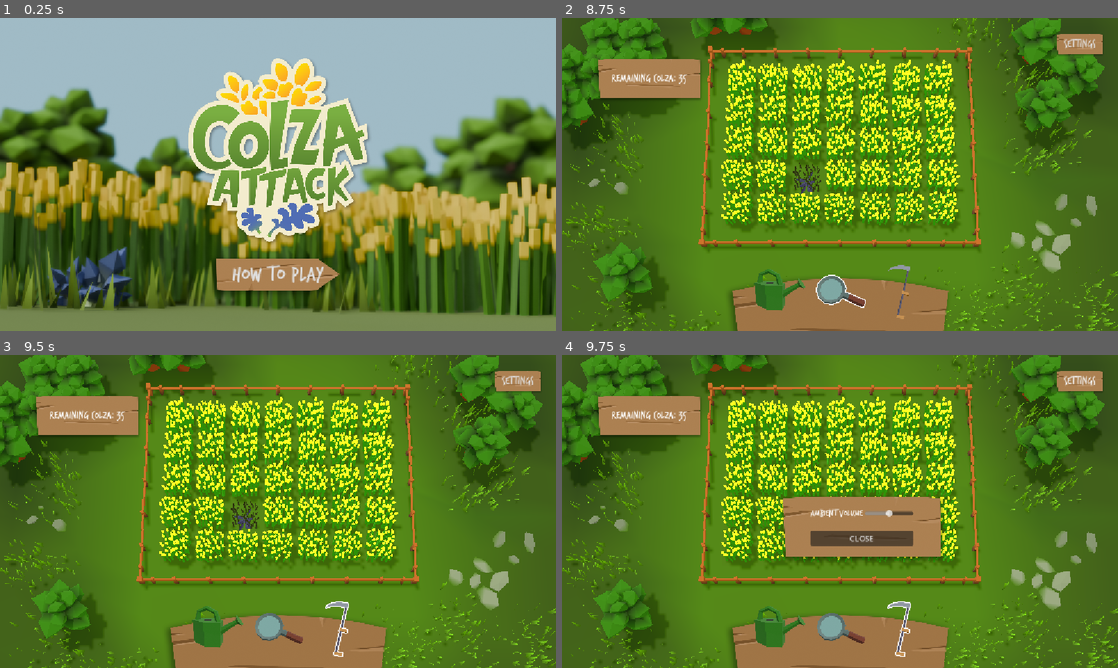
Above: before the commit, frames 1-4 (two rows, left to right).
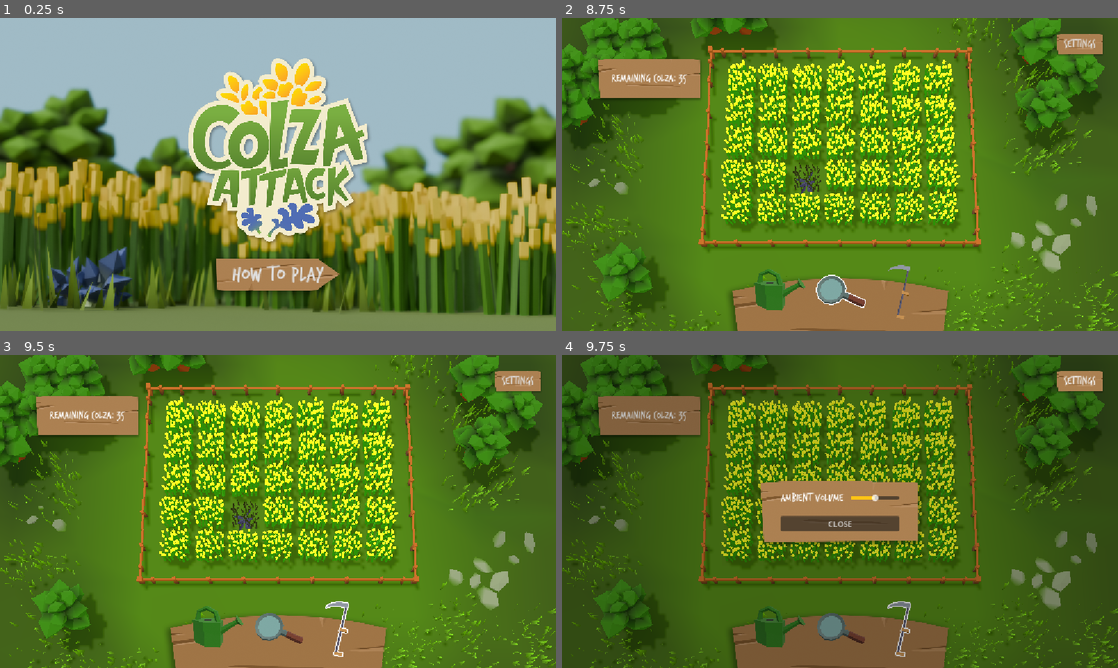
Above: after the commit, the same moments.

Repository: Squix/scientific_game_jam_26
Game: Godot game, scene res://scenes/title_screen.tscn
Two runs of this game, one before a commit and one after it. Both use one fixed random seed, a clock stepped at 60 frames per second and the inputs below.
Inputs (mouse positions are in pixels of both pictures, inside the frame that each line leads up to):
- Up to frame 1 (0.25 s): no input
- Up to frame 2 (8.75 s): tap Enter at 0.5 s; move the mouse to (962, 158) at 0.52 s; press the mouse at (962, 158) at 0.53 s; release the mouse at (962, 158) at 1.25 s; click "How to play" at 1.25 s; click "PLAY" at 2 s; click (778, 293) at 2.75 s; click (840, 293) at 3.5 s; click (901, 293) at 4.25 s; click (778, 293) at 5 s; click (840, 293) at 5.75 s; click (901, 293) at 6.5 s; click (778, 293) at 7.25 s; click (840, 293) at 8 s
- Up to frame 3 (9.5 s): click (339, 630) at 8.75 s
- Up to frame 4 (9.75 s): click "SETTINGS" at 9.5 s

Frames 1-3 are identical in both runs. In frame 4, 81% of the frame differs, in the area x 0-100%, y 0-100%.

Commit message:
fix: improve settings menu

Diff:
--- a/scenes/UI.tscn
+++ b/scenes/UI.tscn
@@ -49,6 +49,9 @@
 [sub_resource type="LabelSettings" id="LabelSettings_75u2n"]
 font_size = 24
 
+[sub_resource type="StyleBoxFlat" id="StyleBoxFlat_ilk7v"]
+bg_color = Color(0, 0, 0, 0.24705882)
+
 [sub_resource type="StyleBoxTexture" id="StyleBoxTexture_ilk7v"]
 texture = ExtResource("9_ukj8e")
 expand_margin_left = 32.0
@@ -58,7 +61,13 @@
 
 [sub_resource type="LabelSettings" id="LabelSettings_ilk7v"]
 font = ExtResource("2_aputy")
-font_size = 20
+font_size = 24
+
+[sub_resource type="StyleBoxFlat" id="StyleBoxFlat_7paak"]
+bg_color = Color(0.99215686, 0.76862746, 0.08235294, 1)
+
+[sub_resource type="StyleBoxFlat" id="StyleBoxFlat_5sqrc"]
+bg_color = Color(0.4627451, 0.6627451, 0.24705882, 1)
 
 [sub_resource type="StyleBoxTexture" id="StyleBoxTexture_flkkw"]
 texture = ExtResource("9_ukj8e")
@@ -317,17 +326,33 @@
 label_settings = SubResource("LabelSettings_75u2n")
 
 [node name="SettingsDialog" type="Control" parent="." unique_id=1268272158]
-visible = false
-anchors_preset = 0
-offset_left = 472.0
-offset_top = 306.0
-offset_right = 512.0
-offset_bottom = 346.0
+layout_mode = 1
+anchors_preset = 15
+anchor_right = 1.0
+anchor_bottom = 1.0
+grow_horizontal = 2
+grow_vertical = 2
+
+[node name="Panel" type="Panel" parent="SettingsDialog" unique_id=1628496316]
+layout_mode = 1
+anchors_preset = -1
+anchor_left = -11.440001
+anchor_top = -7.3430004
+anchor_right = 3.7500002
+anchor_bottom = 4.1730003
+offset_left = 607.5996
+offset_top = 343.7202
+offset_right = -0.00048828125
+offset_bottom = -116.91968
+theme_override_styles/panel = SubResource("StyleBoxFlat_ilk7v")
 
 [node name="CenterContainer" type="CenterContainer" parent="SettingsDialog" unique_id=187822786]
-layout_mode = 0
-offset_right = 40.0
-offset_bottom = 40.0
+layout_mode = 1
+anchors_preset = 15
+anchor_right = 1.0
+anchor_bottom = 1.0
+grow_horizontal = 2
+grow_vertical = 2
 
 [node name="PanelContainer" type="PanelContainer" parent="SettingsDialog/CenterContainer" unique_id=1292459615]
 custom_minimum_size = Vector2(300, 100)
@@ -343,6 +368,7 @@
 
 [node name="HBoxContainer" type="HBoxContainer" parent="SettingsDialog/CenterContainer/PanelContainer/CenterContainer/VBoxContainer" unique_id=649535765]
 layout_mode = 2
+theme_override_constants/separation = 16
 
 [node name="Label" type="Label" parent="SettingsDialog/CenterContainer/PanelContainer/CenterContainer/VBoxContainer/HBoxContainer" unique_id=1713534939]
 layout_mode = 2
@@ -353,12 +379,16 @@
 custom_minimum_size = Vector2(100, 0)
 layout_mode = 2
 size_flags_vertical = 1
+mouse_default_cursor_shape = 2
+theme_override_styles/grabber_area = SubResource("StyleBoxFlat_7paak")
+theme_override_styles/grabber_area_highlight = SubResource("StyleBoxFlat_5sqrc")
 min_value = -5.0
 max_value = 5.0
 step = 0.1
 
 [node name="CloseSettingsButton" type="Button" parent="SettingsDialog/CenterContainer/PanelContainer/CenterContainer/VBoxContainer" unique_id=2023544255]
 layout_mode = 2
+mouse_default_cursor_shape = 2
 text = "CLOSE"
 
 [node name="OpenSettingsMenu" type="Button" parent="." unique_id=1173468371]
